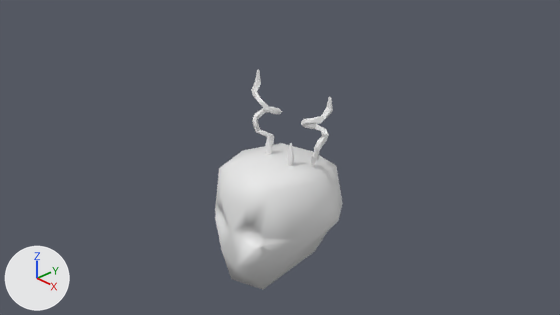
The Blender file maybraid/art/characters/horns/lorken_crown.blend: old version first, new version second.
The view is the same before and after, from the file's camera 'Camera'. The lights are fixed; the arrows at lower left show +X, +Y and +Z. The first picture is the older version.

The first picture shows 'Icosphere', 'SpiralProng'.
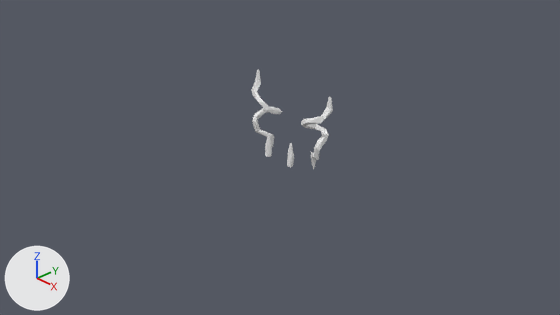
Commit message: chore: remove heads from horn crowns.

What differs and where, as boxes [x1, y1, x2, y2] in the pictures (560 x 315 px):
'Icosphere', deleted
    before: [215, 143, 343, 289]

What changed in the scene script:
```text
Remove ob_icosphere:
    ob_icosphere = bpy.data.objects.new('Icosphere', me_icosphere)
    ob_icosphere.location = (-0.016, 0.133, -0.948)
    ob_icosphere.scale = (0.885, 0.885, 0.885)
```
